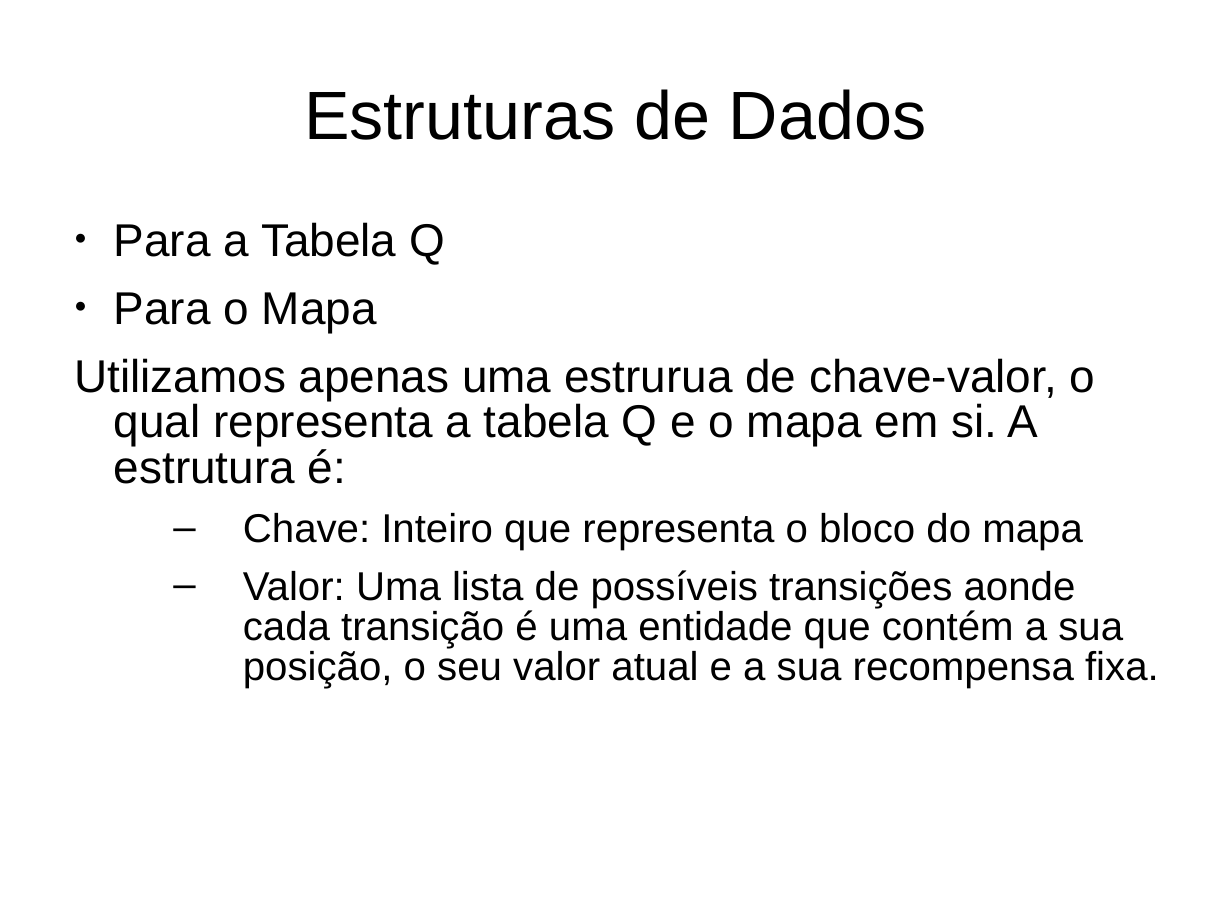
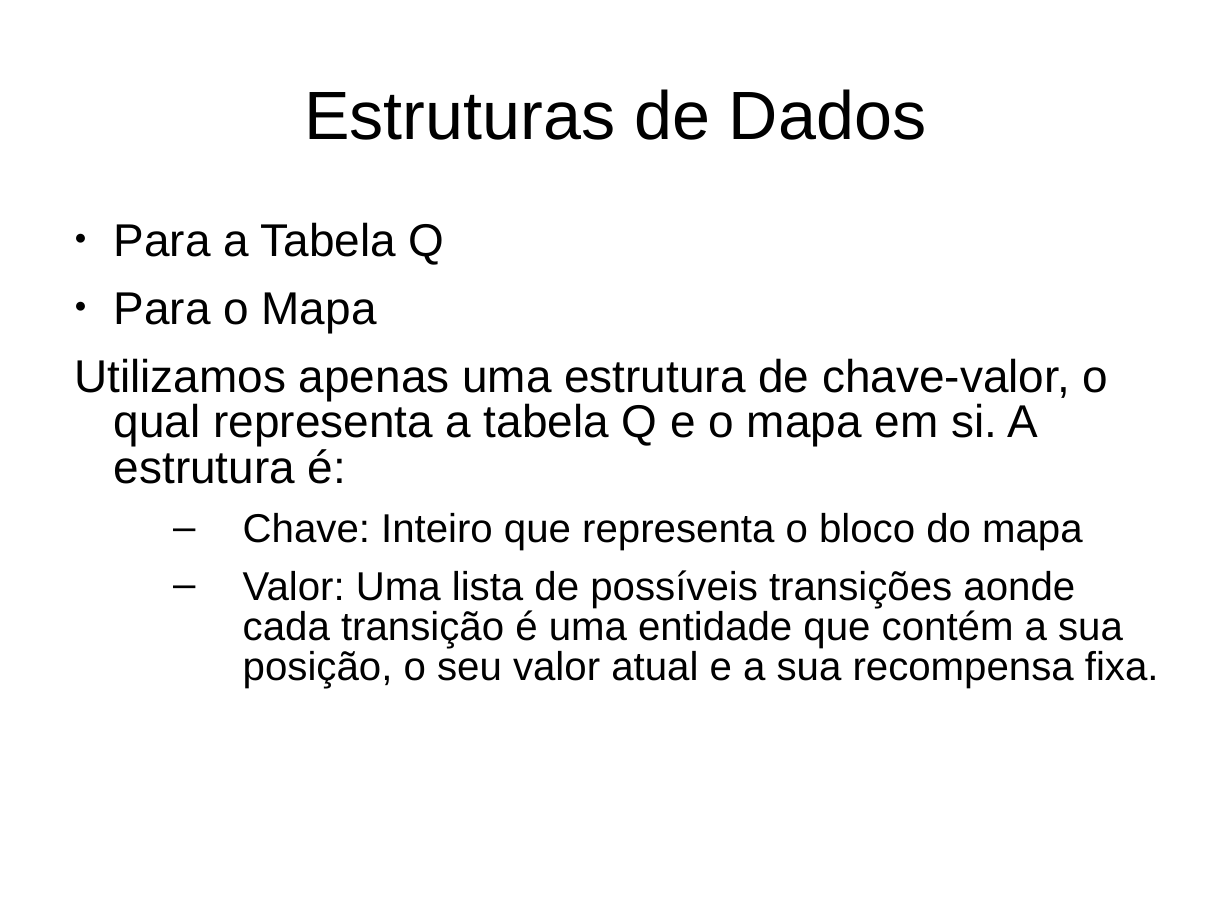
Before and after one commit to mauricio-ms/QLearning, a slide deck: slide 3 of docs/template-apresentacao.ppt. Drawn at 1232x924 pixels with LibreOffice and Linux fonts; fonts in the diff are those of the drawing. Boxes give left, top, right and bottom in pixels: in the first picture for what was removed or moved away, otherwise in the second. Text is boxed around its words. In the diff, an @@ line names an element or a change of style, - is before the commit and + after.

```diff
--- a/docs/template-apresentacao.ppt
+++ b/docs/template-apresentacao.ppt
@@ text at (74, 358, 1109, 484): text changed @@
-Utilizamos apenas uma estrurua de chave-valor, o qual representa a tabela Q e o mapa em si. A estrutura é:
+Utilizamos apenas uma estrutura de chave-valor, o qual representa a tabela Q e o mapa em si. A estrutura é:
```
Also in this commit, not shown: 4 other slides changed, 1 other file.
